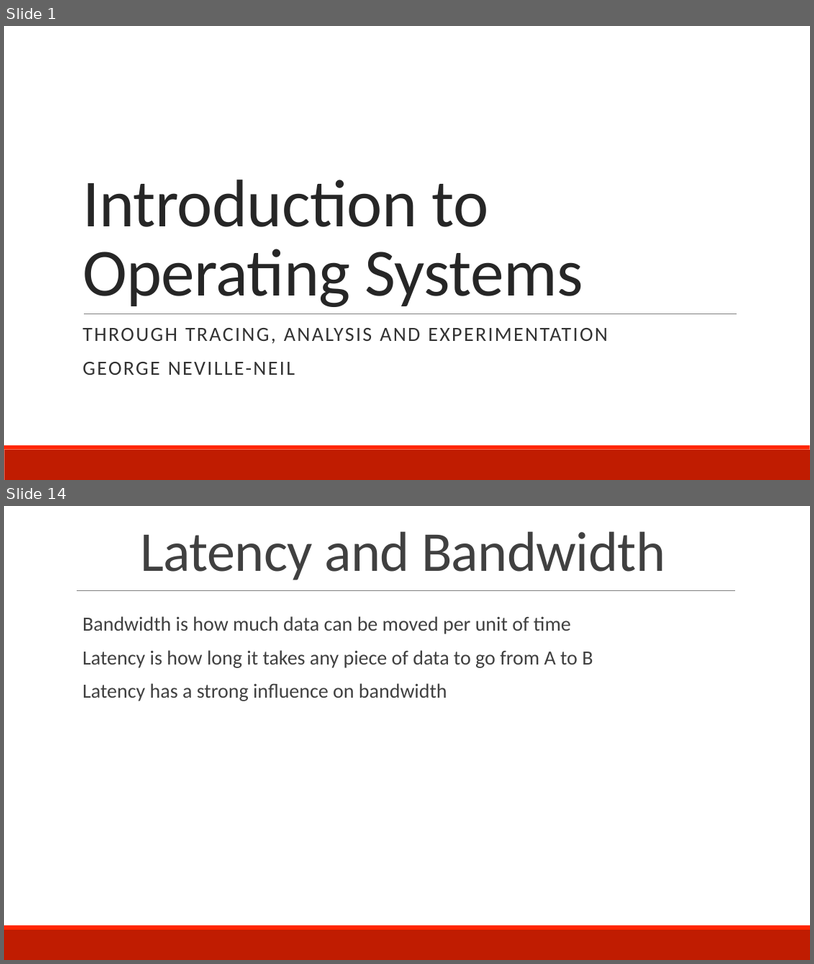
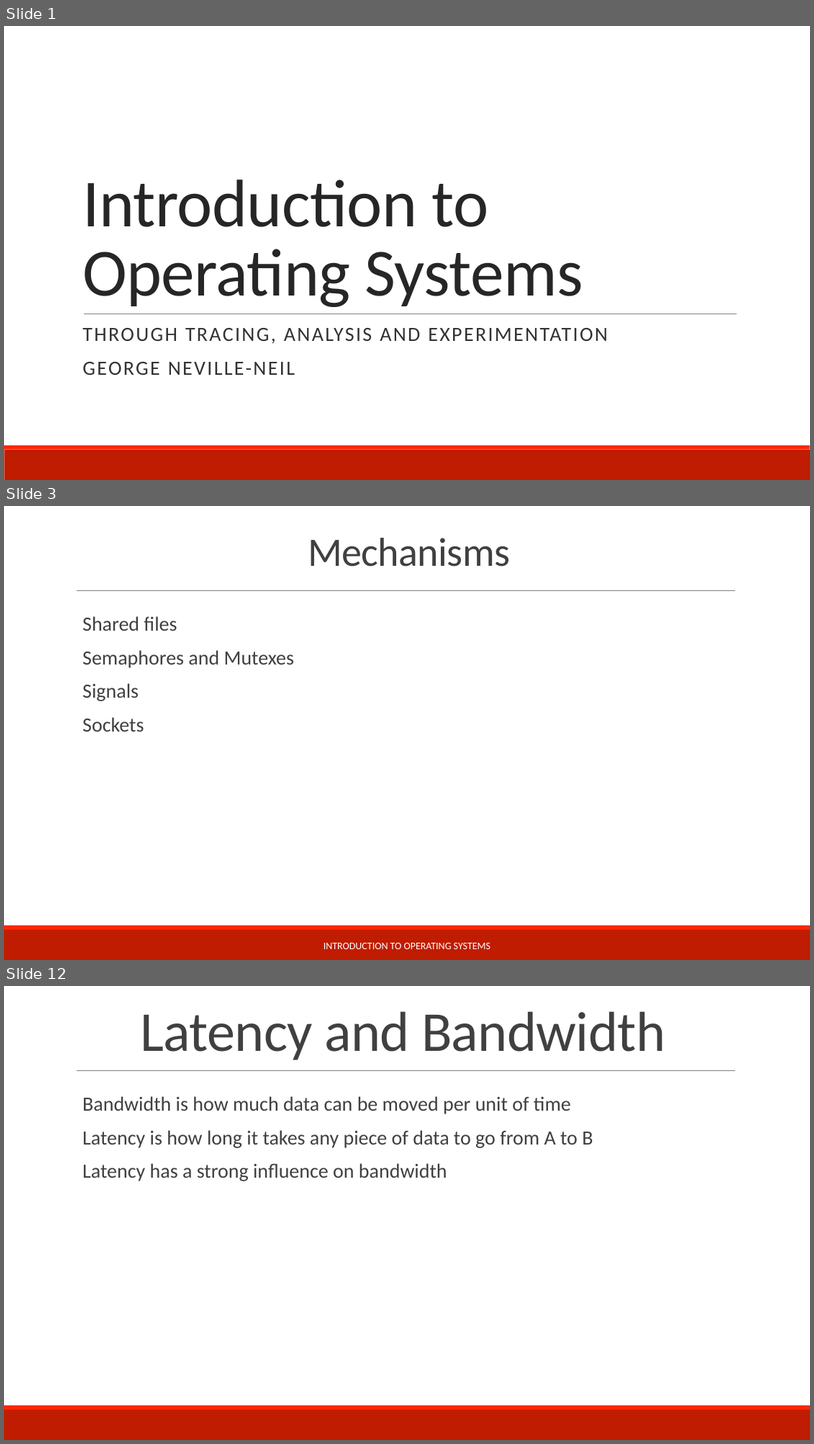
Before and after one commit to teachbsd/course, a slide deck: undergraduate/lectures/communication.pptx. Shown one above the other, each under a label of ours: slides 1 and 14 before the commit, slides 1, 3 and 12 after it; the slides between them are not shown. The pictures are 814x964 and 814x1444 pixels, drawn with LibreOffice and Linux fonts; fonts in the diff are those of the drawing; background and template pictures are left out. Boxes give left, top, right and bottom in pixels: in the first picture for what was removed or moved away, otherwise in the second. Text is boxed around its words. In the diff, an @@ line names an element or a change of style, - is before the commit and + after.

```diff
--- a/undergraduate/lectures/communication.pptx
+++ b/undergraduate/lectures/communication.pptx
@@ slide 3 added at [4, 506, 810, 960], background #FFFFFF; not listed: 3 template elements that a slide beside it also shows @@
@@ title added at [308, 538, 510, 566], 48 pt, text #404040 @@
+Mechanisms
@@ text added at [82, 616, 294, 731], 24 pt, text #404040 @@
+  Shared files
+  Semaphores and Mutexes
+  Signals
+  Sockets
@@ text added at [324, 942, 491, 949], 12 pt, text #FFFFFF @@
+INTRODUCTION TO OPERATING SYSTEMS
@@ what was slide 14 is now slide 12 @@
```
Also in this commit, not shown: 21 slides changed, 7 other slides added, 13 slides removed.
